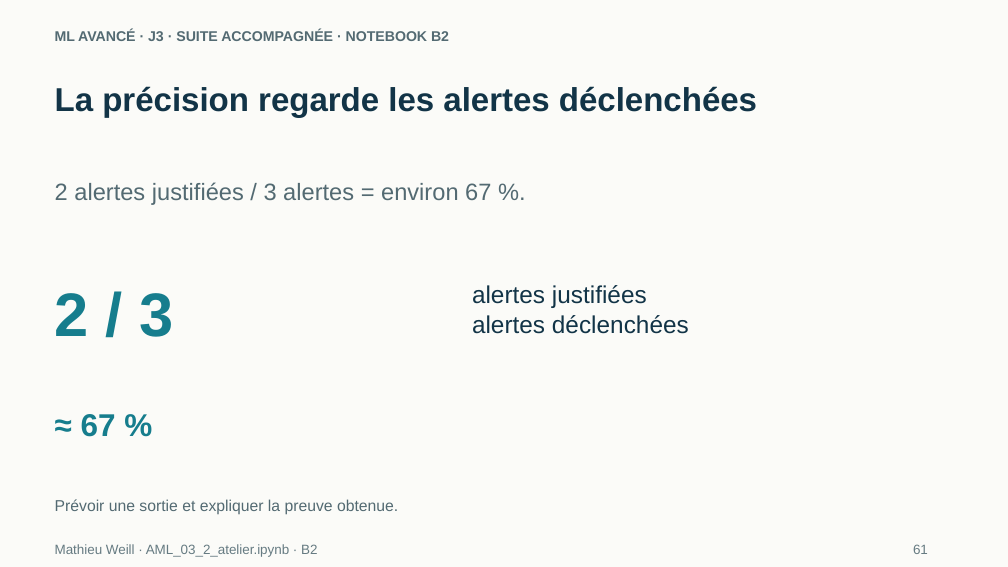
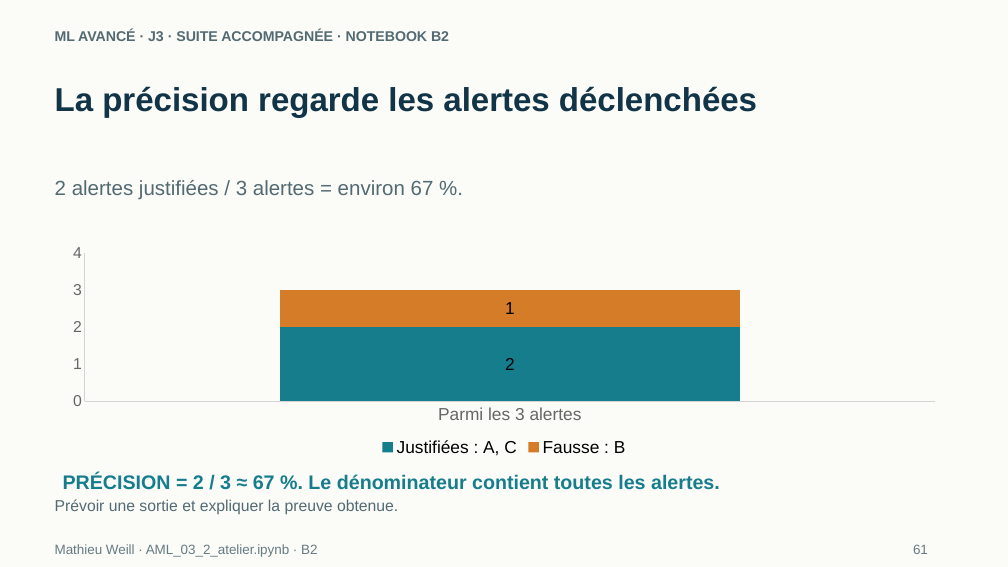
Before and after one commit to MathieuDWeill/ai-course-student, a slide deck: slide 11 of slides/ML_Avance_J3_2_Etudiant.pptx. Drawn at 1008x567 pixels with LibreOffice and Linux fonts; fonts in the diff are those of the drawing. Boxes give left, top, right and bottom in pixels: in the first picture for what was removed or moved away, otherwise in the second. Text is boxed around its words. In the diff, an @@ line names an element or a change of style, - is before the commit and + after.

```diff
--- a/slides/ML_Avance_J3_2_Etudiant.pptx
+++ b/slides/ML_Avance_J3_2_Etudiant.pptx
@@ text "2 alertes justifiées / 3 ..." at box(55, 180, 434, 199): size 22.5 to 19.5 pt @@
@@ column stacked chart added at box(55, 240, 954, 461) @@
+categories: Parmi les 3 alertes
+Justifiées : A, C: 2
+Fausse : B: 1
@@ text removed at box(55, 293, 174, 337) @@
-2 / 3
@@ text removed at box(472, 285, 689, 334) @@
-alertes justifiées
-alertes déclenchées
@@ text removed at box(81, 414, 116, 437) @@
-≈ 67 %
@@ text added at box(63, 474, 720, 490), 18.8 pt, text #167D8D, bold @@
+PRÉCISION = 2 / 3 ≈ 67 %. Le dénominateur contient toutes les alertes.
```
Also in this commit, not shown: 14 other slides changed, 2 slides added, 6 other files.
